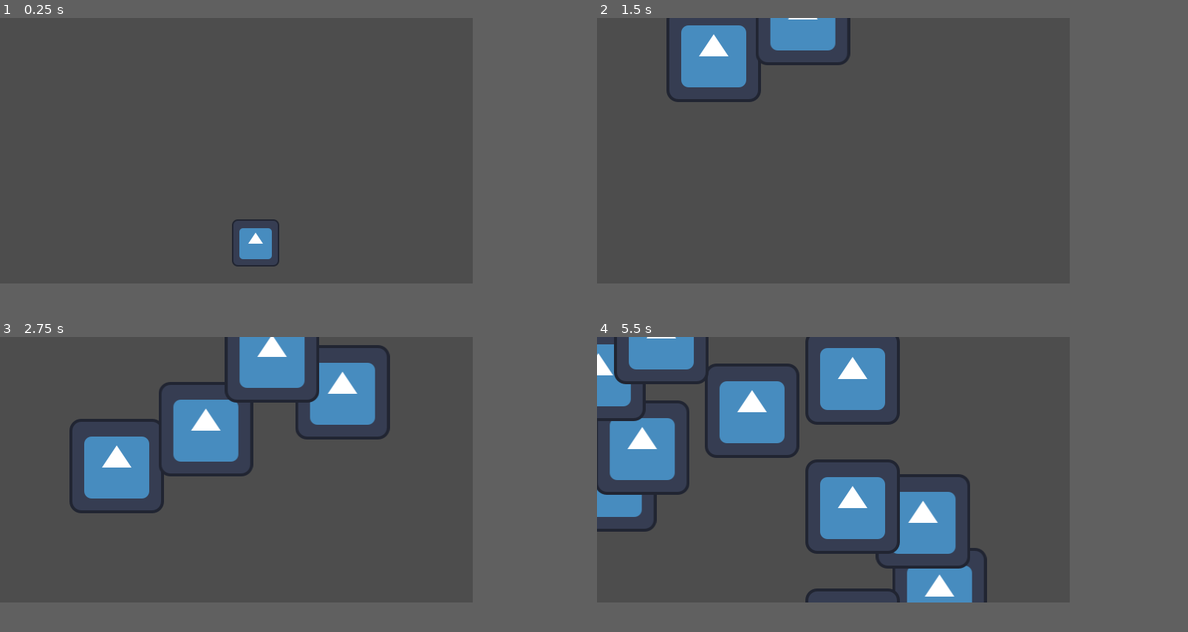
Above: before the commit, frames 1-4 (two rows, left to right).
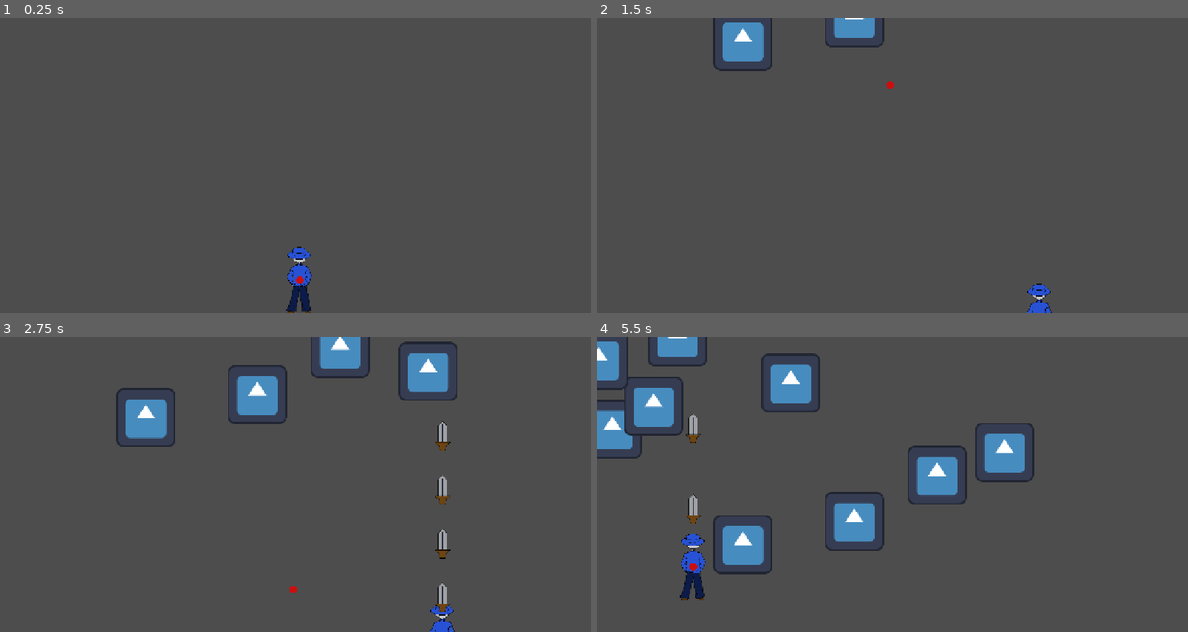
Above: after the commit, the same moments.

Repository: godzillafan69420/stupid-project-remastered
Game: Godot game, scene res://levels/stage_1_act_1.tscn
The game is run twice, just before and just after one commit, with the same random seed, the same clock (stepped at 60 frames per second) and the same inputs. The engine's default icon, where the game draws it, is replaced by a stand-in: a white triangle on a blue panel in a dark square.
Inputs (mouse positions are in pixels of both pictures, inside the frame that each line leads up to):
- Up to frame 1 (0.25 s): no input
- Up to frame 2 (1.5 s): tap Enter at 0.5 s; move the mouse to (939, 136) at 0.52 s; hold Right (right) 0.53-1.28 s; tap X (bomb) at 0.6, 1.35 s; click (939, 136) at 0.67 s; move the mouse to (738, 165) at 1.27 s; hold Down (down) from 1.28 s (still down)
- Up to frame 3 (2.75 s): move the mouse to (283, 410) at 2.02 s; release Down (down) at 2.03 s; hold Right (right) from 2.03 s (still down); hold Z (shoot) from 2.03 s (still down); tap X (bomb) at 2.3 s
- Up to frame 4 (5.5 s): move the mouse to (809, 522) at 2.77 s; release Right (right) at 2.78 s; release Z (shoot) at 2.78 s; hold Up (up) 2.78-3.53 s; tap Alt at 2.85 s; click (809, 522) at 2.92 s; tap X (bomb) at 3.05, 3.6, 4.35, 5.3 s; move the mouse to (975, 508) at 3.52 s; hold Left (left) 3.53-5.03 s; move the mouse to (691, 428) at 4.27 s; move the mouse to (857, 469) at 5.02 s; hold Down (down) from 5.03 s (still down); hold Z (shoot) from 5.03 s (still down); click (857, 469) at 5.17 s
In our replay, the window is 640x360 before the commit and 800x400 after it. These sizes can differ from the game's own. Grey fills any space a smaller window leaves; there, only what the larger window draws over its background counts as a difference.

The runs differ from the first frame. In frame 1, 1.4% of the frame differs, in the area x 39-53%, y 68-100%; in frame 2, 4.9%; in frame 3, 14%; in frame 4, 23%, in the area x 0-74%, y 0-90%.

Commit message:
added some art and adding items

Diff:
--- a/custom_resources/enemy_resource.gd
+++ b/custom_resources/enemy_resource.gd
@@ -4,6 +4,9 @@
 @export var speed: int
 @export var bullet_pattern:PackedScene
 
-func _init(Vspeed = 100, Vbullet_pattern = null) -> void:
+@export var Hitpoint:float
+
+func _init(Vspeed = 100, Vbullet_pattern = null, HP = 100) -> void:
 	speed = Vspeed
 	bullet_pattern = Vbullet_pattern
+	Hitpoint = HP
--- /dev/null
+++ b/custom_resources/item_resource.gd
@@ -0,0 +1,10 @@
+extends Resource
+class_name item_resource
+
+var item_types: Array[String] = ["soul", "bomb", "power"]
+@export var item: int
+@export var given: int
+
+func _init(what_item:int = 0, how_much:int = 1) -> void:
+	item = what_item
+	given = how_much
--- a/enemies/enemies.tscn
+++ b/enemies/enemies.tscn
@@ -7,6 +7,7 @@
 [sub_resource type="Resource" id="Resource_v8hav"]
 script = ExtResource("2_dle7p")
 speed = 100
+Hitpoint = 50.0
 metadata/_custom_type_script = "uid://cn7sqiiaw515k"
 
 [sub_resource type="RectangleShape2D" id="RectangleShape2D_ot6j1"]
--- /dev/null
+++ b/items/bomb_item.tscn
@@ -0,0 +1,20 @@
+[gd_scene format=3 uid="uid://ccx7seyahv755"]
+
+[ext_resource type="Script" uid="uid://cpiepseokiskc" path="res://items/item.gd" id="1_fs2ea"]
+[ext_resource type="Texture2D" uid="uid://blekrb2bhcn2u" path="res://art/red_hitbox.png" id="2_yi5ob"]
+
+[sub_resource type="RectangleShape2D" id="RectangleShape2D_ot6j1"]
+
+[node name="bomb_item" type="Area2D" unique_id=1771443674]
+script = ExtResource("1_fs2ea")
+
+[node name="CollisionShape2D" type="CollisionShape2D" parent="." unique_id=888218938]
+shape = SubResource("RectangleShape2D_ot6j1")
+
+[node name="Sprite2D" type="Sprite2D" parent="." unique_id=288053794]
+texture = ExtResource("2_yi5ob")
+
+[node name="Timer" type="Timer" parent="." unique_id=404903385]
+autostart = true
+
+[connection signal="timeout" from="Timer" to="." method="_on_timer_timeout"]
--- /dev/null
+++ b/items/item.gd
@@ -0,0 +1,10 @@
+extends Area2D
+
+@export var identifier: item_resource
+const made_up_gravity: float = 2.5
+var speed = 1
+
+
+func _process(delta: float) -> void:
+	speed += made_up_gravity
+	position.y += speed * delta
--- a/levels/Main_level_hander.gd
+++ b/levels/Main_level_hander.gd
@@ -14,7 +14,7 @@
 
 func _spawn_enemies_on_random():
 	var new_enemy = enemy_pool[0].instantiate()
-	new_enemy.position.x = randf_range(0, 475)
+	new_enemy.position.x = randf_range(0,  950)
 	new_enemy.position.y = 0
 	new_enemy.add_to_group("enemies")
 	add_child(new_enemy)
--- a/levels/stage_1_act_1.tscn
+++ b/levels/stage_1_act_1.tscn
@@ -3,6 +3,7 @@
 [ext_resource type="PackedScene" uid="uid://q01vfct3jjle" path="res://player_stuff/player.tscn" id="1_gxk06"]
 [ext_resource type="Script" uid="uid://dqkoaystcqlv3" path="res://levels/Main_level_hander.gd" id="1_uabdg"]
 [ext_resource type="PackedScene" uid="uid://c17n51e08d3qj" path="res://enemies/enemies.tscn" id="2_gx214"]
+[ext_resource type="PackedScene" uid="uid://ccx7seyahv755" path="res://items/bomb_item.tscn" id="4_esl6c"]
 
 [node name="stage_1_act_1" type="Node2D" unique_id=1138670238]
 script = ExtResource("1_uabdg")
@@ -10,12 +11,15 @@
 enemy_spawn_interval = 0.5
 
 [node name="Timmy" parent="." unique_id=1445521221 instance=ExtResource("1_gxk06")]
-position = Vector2(346, 305)
+position = Vector2(649, 569)
 
 [node name="enemy_spawn_interval" type="Timer" parent="." unique_id=745071899]
 autostart = true
 
 [node name="Boss_timer" type="Timer" parent="." unique_id=33152996]
 
+[node name="bomb_item" parent="." unique_id=1771443674 instance=ExtResource("4_esl6c")]
+position = Vector2(635, -26)
+
 [connection signal="timeout" from="enemy_spawn_interval" to="." method="_on_enemy_spawn_interval_timeout"]
 [connection signal="timeout" from="Boss_timer" to="." method="_on_boss_timer_timeout"]
--- a/player_stuff/knife.tscn
+++ b/player_stuff/knife.tscn
@@ -2,7 +2,7 @@
 
 [ext_resource type="Script" uid="uid://d16y8kt0h826a" path="res://scripts/bullet.gd" id="1_2jo04"]
 [ext_resource type="Script" uid="uid://br2rh1gqxr8tl" path="res://custom_resources/bullet_resource.gd" id="2_3t5r6"]
-[ext_resource type="Texture2D" uid="uid://7ubcx81r3ow8" path="res://icon.svg" id="2_npb7w"]
+[ext_resource type="Texture2D" uid="uid://b58y7fdukjmgf" path="res://art/knife.png" id="3_3t5r6"]
 
 [sub_resource type="Resource" id="Resource_uwt6g"]
 script = ExtResource("2_3t5r6")
@@ -12,6 +12,7 @@
 metadata/_custom_type_script = "uid://br2rh1gqxr8tl"
 
 [sub_resource type="RectangleShape2D" id="RectangleShape2D_ot6j1"]
+size = Vector2(30, 62)
 
 [node name="knife" type="Area2D" unique_id=1954660282]
 script = ExtResource("1_2jo04")
@@ -21,6 +22,6 @@
 shape = SubResource("RectangleShape2D_ot6j1")
 
 [node name="Sprite2D" type="Sprite2D" parent="." unique_id=1731650142]
-texture = ExtResource("2_npb7w")
+texture = ExtResource("3_3t5r6")
 
 [connection signal="area_entered" from="." to="." method="_on_area_entered"]
--- a/player_stuff/player.tscn
+++ b/player_stuff/player.tscn
@@ -2,8 +2,9 @@
 
 [ext_resource type="Script" uid="uid://tati153l58i" path="res://scripts/player.gd" id="1_fp3om"]
 [ext_resource type="Script" uid="uid://cj05r8lefthbf" path="res://custom_resources/player_resource.gd" id="2_43wku"]
-[ext_resource type="Texture2D" uid="uid://7ubcx81r3ow8" path="res://icon.svg" id="2_gcccv"]
 [ext_resource type="PackedScene" uid="uid://cn2m6qcabaloy" path="res://player_stuff/knife.tscn" id="3_43wku"]
+[ext_resource type="Texture2D" uid="uid://c3vseffuu7jnn" path="res://art/timmy.png" id="4_43wku"]
+[ext_resource type="Texture2D" uid="uid://blekrb2bhcn2u" path="res://art/red_hitbox.png" id="5_ajkmv"]
 
 [sub_resource type="Resource" id="Resource_fp3om"]
 script = ExtResource("2_43wku")
@@ -14,15 +15,16 @@
 metadata/_custom_type_script = "uid://cj05r8lefthbf"
 
 [sub_resource type="CircleShape2D" id="CircleShape2D_ot6j1"]
-radius = 6.0
+radius = 8.0
 
 [node name="Timmy" type="Node2D" unique_id=1445521221]
 script = ExtResource("1_fp3om")
 player_stats = SubResource("Resource_fp3om")
 
-[node name="Sprite2D" type="Sprite2D" parent="." unique_id=846489101]
-scale = Vector2(0.5, 0.5)
-texture = ExtResource("2_gcccv")
+[node name="player_sprite" type="Sprite2D" parent="." unique_id=846489101]
+position = Vector2(-1, 0)
+scale = Vector2(0.75, 0.75)
+texture = ExtResource("4_43wku")
 
 [node name="Area2D" type="Area2D" parent="." unique_id=1606721880]
 
@@ -33,5 +35,8 @@
 
 [node name="shoot interval" type="Timer" parent="." unique_id=1267233232 groups=["player_bullet"]]
 
+[node name="hit_box_viewer" type="Sprite2D" parent="." unique_id=1662443955]
+texture = ExtResource("5_ajkmv")
+
 [connection signal="area_entered" from="Area2D" to="." method="_on_area_2d_area_entered"]
 [connection signal="timeout" from="shoot interval" to="." method="_on_shoot_interval_timeout"]
--- a/project.godot
+++ b/project.godot
@@ -22,8 +22,8 @@
 
 [display]
 
-window/size/viewport_width=640
-window/size/viewport_height=360
+window/size/viewport_width=1280
+window/size/viewport_height=640
 window/stretch/mode="canvas_items"
 window/stretch/aspect="expand"
 
--- a/scripts/bullet.gd
+++ b/scripts/bullet.gd
@@ -6,5 +6,5 @@
 var direction: Vector2
 func _process(delta: float) -> void:
 	position += direction.normalized() * bullet_stats.speed * delta
-	if position.y < -10:
+	if position.y < -10 or position.y >  700 or position.x < -10 or position.x >  1300:
 		queue_free()
--- a/scripts/enemies.gd
+++ b/scripts/enemies.gd
@@ -1,15 +1,22 @@
 extends Area2D
 
 @export var enemy_stats: enemy
+var enemy_HP: float
+
+func _ready() -> void:
+	enemy_HP = enemy_stats.Hitpoint
 
 func _process(delta: float) -> void:
+
 	position += enemy_stats.speed * Vector2.DOWN * delta
-	if position.y > 400:
+	if position.y > 700:
+		queue_free()
+	if enemy_HP <= 0:
 		queue_free()
 
 
 func _on_area_entered(area: Area2D) -> void:
 	if area.is_in_group("player_bullet"):
+		enemy_HP -= area.bullet_stats.damage
 		if area.bullet_stats.destroy_on_impact:
 			area.queue_free()
-		queue_free()
--- a/scripts/player.gd
+++ b/scripts/player.gd
@@ -18,8 +18,15 @@
 	else:
 		current_speed = player_stats.speed
 	var directionX = Input.get_axis("left", "right")
+	if directionX ==1 and position.x > 950:
+		position.x = 950
+	elif directionX == -1 and position.x < 0:
+		position.x = 0
 	var directionY = Input.get_axis("up", "down")
-
+	if directionY ==1 and position.y > 640:
+		position.y = 640
+	elif directionY == -1 and position.y < 0:
+		position.y = 0
 	position += Vector2(directionX, directionY).normalized() * current_speed *delta
 	if Input.is_action_pressed("shoot") and can_shoot:
 		_shoot()
Binary file added: art/knife.png
Not shown, added: art/knife.png.import
Binary file added: art/red_hitbox.png
Not shown, added: art/red_hitbox.png.import
Binary file added: art/timmy.png
Not shown, added: art/timmy.png.import
Not shown, added: custom_resources/item_resource.gd.uid
Not shown, added: items/item.gd.uid
